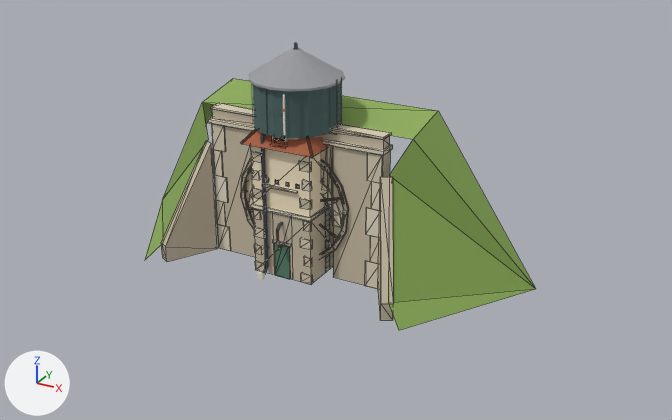
Before and after pictures for a commit that changed the glTF model outils/tableau-de-bord/modeles/decors/aubrune-ouvrages.glb.
Camera for both pictures: a camera (50 mm lens) standing at (23.3, -38.3, 22.8) and looking at (0.6, 3.0, 2.1). Arrows for +X, +Y and +Z are at lower left; the lights stay in place. The picture after the commit comes second. Mesh edges are drawn as thin lines on the coarser meshes. Vertices at exactly the same position are counted once.

Before the edit, the objects in view are built like this:
```python
me_mill_wheel = bpy.data.meshes.new('mill-wheel')
me_mill_wheel.from_pydata(...)  # 432 vertices, 700 faces; spans x -3.23..3.23, y -1.65..1.65, z 0.0..6.98
# faces by material slot: [624, 20, 56]
me_mill_wheel.materials.append(mat_bois)
me_mill_wheel.materials.append(mat_moellon)
me_mill_wheel.materials.append(mat_metal)
me_tunnel_portal = bpy.data.meshes.new('tunnel-portal')
me_tunnel_portal.from_pydata(...)  # 319 vertices, 399 faces; spans x -12.0..12.0, y -3.7..3.4, z 0.0..8.6
# faces by material slot: [269, 10, 120]
me_tunnel_portal.materials.append(mat_pierre)
me_tunnel_portal.materials.append(mat_gazon)
me_tunnel_portal.materials.append(mat_moellon)
me_water_tower = bpy.data.meshes.new('water-tower')
me_water_tower.from_pydata(...)  # 934 vertices, 970 faces; spans x -2.4..2.5, y -2.5..2.4, z 0.0..12.12
# faces by material slot: [8, 122, 192, 648]
me_water_tower.materials.append(mat_bois)
me_water_tower.materials.append(mat_pierre)
me_water_tower.materials.append(mat_moellon)
me_water_tower.materials.append(mat_metal)
ob_mill_wheel = bpy.data.objects.new('mill-wheel', me_mill_wheel)
ob_mill_wheel.location = (0.0, 0.0, 0.0)
ob_tunnel_portal = bpy.data.objects.new('tunnel-portal', me_tunnel_portal)
ob_tunnel_portal.location = (0.0, 0.0, 0.0)
ob_water_tower = bpy.data.objects.new('water-tower', me_water_tower)
ob_water_tower.location = (0.0, 0.0, 0.0)
# also in view: 'dovecote' at (0.0, 0.0, 5.0)
```
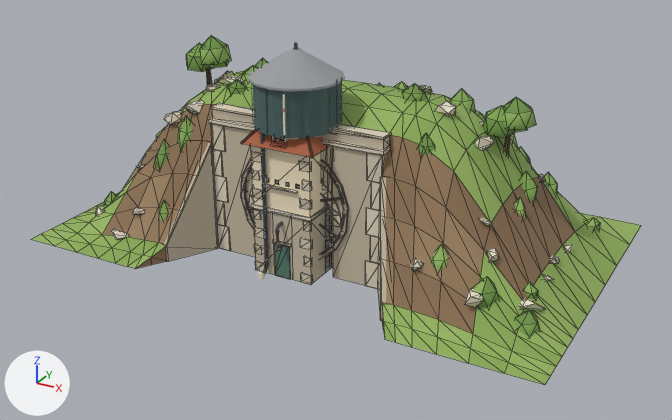
Diff of the bpy script that builds the scene:
```diff
--- a/outils/tableau-de-bord/modeles/decors/aubrune-ouvrages.glb.py
+++ b/outils/tableau-de-bord/modeles/decors/aubrune-ouvrages.glb.py
@@ mat_terre @@
+mat_terre = bpy.data.materials.new('terre')
+mat_terre.use_nodes = True; mat_terre.node_tree.nodes.clear()
+_N = mat_terre.node_tree.nodes; _L = mat_terre.node_tree.links
+n0 = _N.new('ShaderNodeBsdfPrincipled'); n0.name = 'Principled BSDF'
+n0.inputs[2].default_value = 0.9  # 'Roughness'
+n1 = _N.new('ShaderNodeOutputMaterial'); n1.name = 'Material Output'
+n2 = _N.new('ShaderNodeVertexColor'); n2.name = 'Color Attribute'
+_L.new(n0.outputs[0], n1.inputs[0])  # 'BSDF' to 'Surface'
+_L.new(n2.outputs[0], n0.inputs[0])  # 'Color' to 'Base Color'
@@ mat_feuillage @@
+mat_feuillage = bpy.data.materials.new('feuillage')
+mat_feuillage.use_nodes = True; mat_feuillage.node_tree.nodes.clear()
+_N = mat_feuillage.node_tree.nodes; _L = mat_feuillage.node_tree.links
+n0 = _N.new('ShaderNodeBsdfPrincipled'); n0.name = 'Principled BSDF'
+n0.inputs[2].default_value = 0.9  # 'Roughness'
+n1 = _N.new('ShaderNodeOutputMaterial'); n1.name = 'Material Output'
+n2 = _N.new('ShaderNodeVertexColor'); n2.name = 'Color Attribute'
+_L.new(n0.outputs[0], n1.inputs[0])  # 'BSDF' to 'Surface'
+_L.new(n2.outputs[0], n0.inputs[0])  # 'Color' to 'Base Color'
@@ mat_ecorce @@
+mat_ecorce = bpy.data.materials.new('ecorce')
+mat_ecorce.use_nodes = True; mat_ecorce.node_tree.nodes.clear()
+_N = mat_ecorce.node_tree.nodes; _L = mat_ecorce.node_tree.links
+n0 = _N.new('ShaderNodeBsdfPrincipled'); n0.name = 'Principled BSDF'
+n0.inputs[2].default_value = 0.9  # 'Roughness'
+n1 = _N.new('ShaderNodeOutputMaterial'); n1.name = 'Material Output'
+n2 = _N.new('ShaderNodeVertexColor'); n2.name = 'Color Attribute'
+_L.new(n0.outputs[0], n1.inputs[0])  # 'BSDF' to 'Surface'
+_L.new(n2.outputs[0], n0.inputs[0])  # 'Color' to 'Base Color'
@@ me_tunnel_portal @@
 # used by ob_tunnel_portal; location = (0.0, 0.0, 0.0)
-me_tunnel_portal.from_pydata(...)  # 319 vertices, 399 faces; spans x -12.0..12.0, y -3.7..3.4, z 0.0..8.6
+me_tunnel_portal.from_pydata(...)  # 1337 vertices, 2008 faces; spans x -15.0..15.0, y -4.7..14.0, z 0.0..10.9
+# me_tunnel_portal part 1: the loose piece of 12 vertices spanning x -12.0..12.0, y -3.7..3.4, z 0.0..8.6 is rebuilt with 214 vertices and now spans x -15.0..15.0, y -4.7..14.0, z 0.0..9.0
+# me_tunnel_portal part 2: 10 vertices moved within x -2.3..2.3, y -0.5..-0.4, z 3.0..5.6; 75 vertices removed from x -2.8..2.8, y -0.5..0.6, z 0.0..7.3; 891 vertices added at x -13.4..13.6, y -3.6..12.1, z 0.0..10.9
 me_tunnel_portal.materials.append(mat_pierre)
@@ me_tunnel_portal @@
 me_tunnel_portal.materials.append(mat_moellon)
+me_tunnel_portal.materials.append(mat_feuillage)
+me_tunnel_portal.materials.append(mat_ecorce)
+me_tunnel_portal.materials.append(mat_terre)
```

Location of each change, (x1, y1, x2, y2) in pixels of the pictures (672 x 420 px):
'tunnel-portal', reshaped (56% wider, 39% taller)
    before: (145, 78, 536, 330)
    after: (32, 35, 641, 385)
part 1 of me_tunnel_portal, rebuilt (56% wider, 25% taller)
    before: (145, 78, 536, 330)
    after: (32, 71, 641, 385)
part 2 of me_tunnel_portal, built on
    before: (250, 146, 371, 276)
    after: (95, 35, 600, 337)
